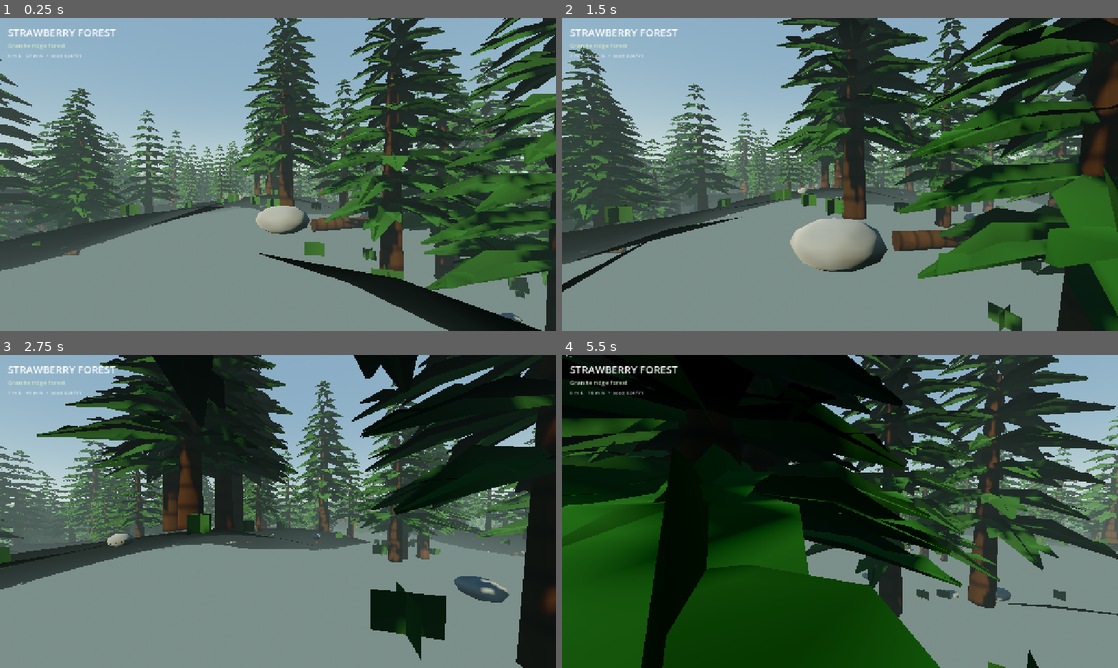
Above: before the commit, frames 1-4 (two rows, left to right).
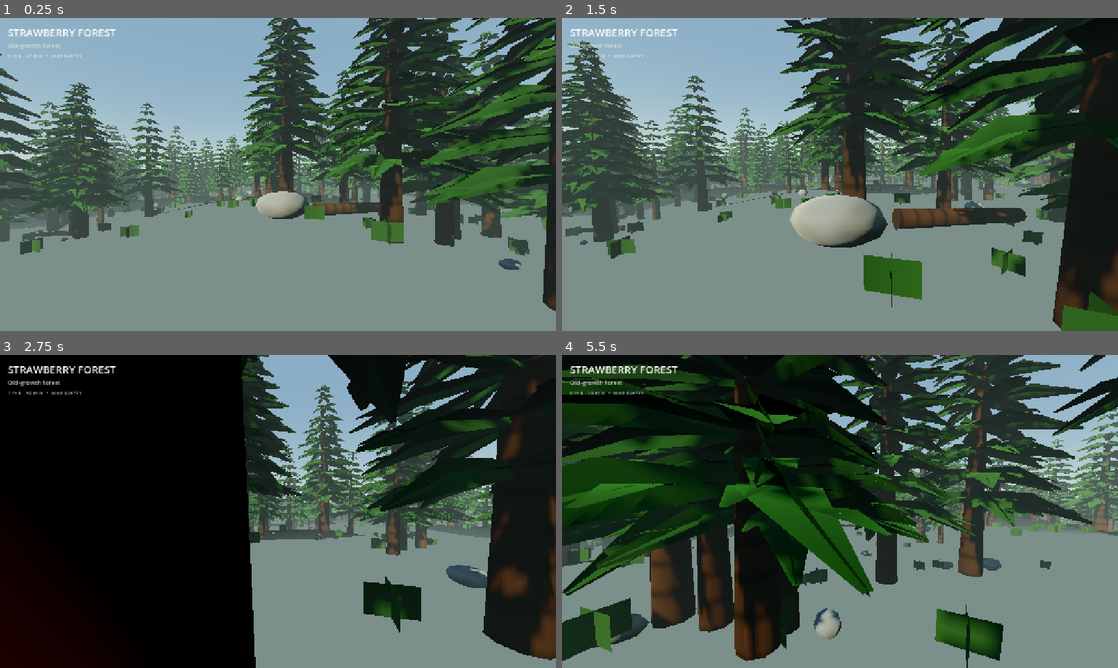
Above: after the commit, the same moments.

Repository: jain-Igtm/Strawberry-Games
Game: Godot game, scene res://main.tscn
The game is run twice, just before and just after one commit, with the same random seed, the same clock (stepped at 60 frames per second) and the same inputs.
Inputs (mouse positions are in pixels of both pictures, inside the frame that each line leads up to):
- Up to frame 1 (0.25 s): no input
- Up to frame 2 (1.5 s): tap Enter at 0.5 s; move the mouse to (867, 174) at 0.52 s; hold Shift (sprint) 0.53-1.28 s; hold W (move_forward) from 0.53 s (still down); tap Space (jump) at 0.77 s; move the mouse to (812, 174) at 1.27 s; tap H (toggle_ui) at 1.35 s
- Up to frame 3 (2.75 s): keep holding W (move_forward); tap Space (jump) at 1.52 s; move the mouse to (289, 505) at 2.02 s; hold Shift (sprint) from 2.03 s (still down)
- Up to frame 4 (5.5 s): keep holding W (move_forward); move the mouse to (834, 517) at 2.77 s; release Shift (sprint) at 2.78 s; tap H (toggle_ui) at 2.85, 4.35 s; tap Space (jump) at 3.02, 3.77, 4.52 s; move the mouse to (878, 514) at 3.52 s; hold Shift (sprint) 3.53-4.28 s; move the mouse to (795, 508) at 4.27 s; move the mouse to (845, 511) at 5.02 s; hold Shift (sprint) from 5.03 s (still down)

The runs differ from the first frame. In frame 1, 37% of the frame differs, in the area x 0-100%, y 0-100%; in frame 2, 43%; in frame 3, 60%; in frame 4, 59%.

Commit message:
Run corrected smooth terrain generator

Diff:
--- a/godot-forest-explorer/main.tscn
+++ b/godot-forest-explorer/main.tscn
@@ -1,6 +1,6 @@
 [gd_scene load_steps=9 format=3]
 
-[ext_resource type="Script" path="res://scripts/world.gd" id="1_world"]
+[ext_resource type="Script" path="res://scripts/world_fixed.gd" id="1_world"]
 [ext_resource type="Script" path="res://scripts/player.gd" id="2_player"]
 [ext_resource type="Script" path="res://scripts/mobile_controls.gd" id="3_mobile"]
 [ext_resource type="Script" path="res://scripts/tree_collision_manager.gd" id="4_tree_collision"]
